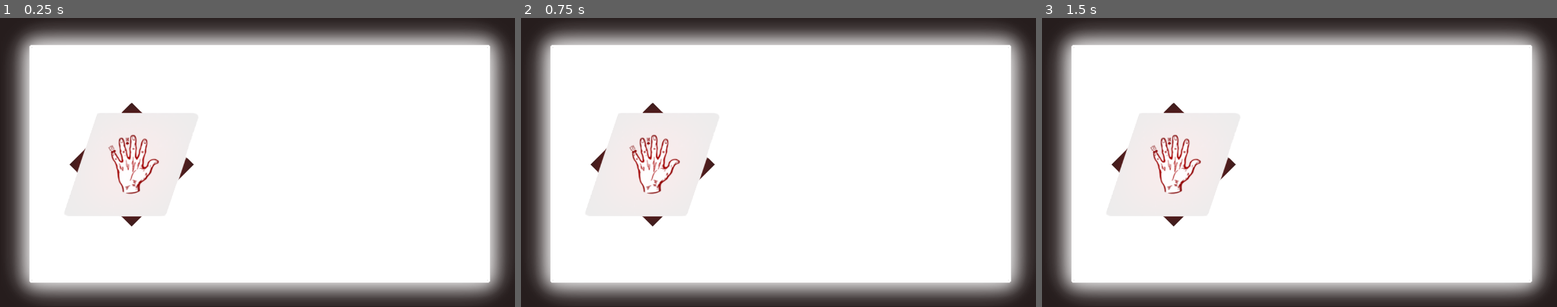
Above: before the commit, frames 1-3 (left to right).
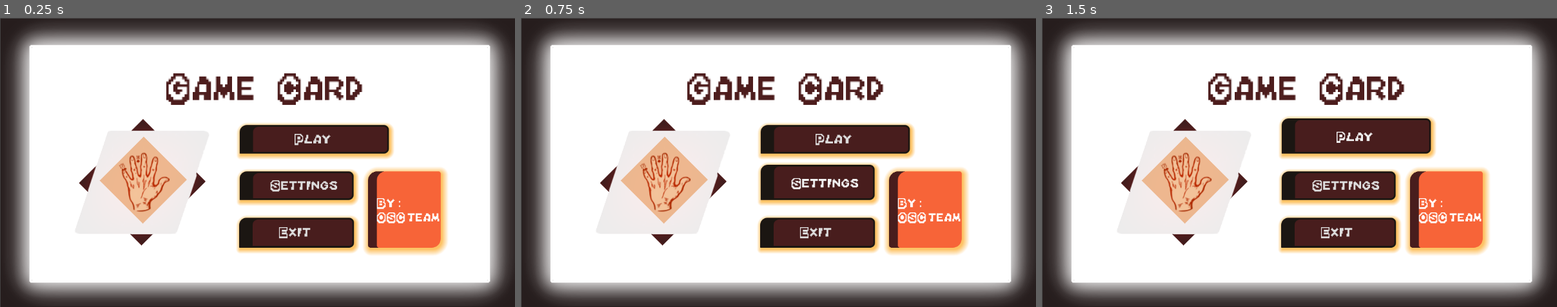
Above: after the commit, the same moments.

Repository: M-K-S5/Salakhana_game_project
Game: Godot game, scene res://User Interface/UI scenes/Main_menu.tscn
Two runs of this game, one before a commit and one after it. Both use one fixed random seed, a clock stepped at 60 frames per second and the inputs below.
Inputs (mouse positions are in pixels of both pictures, inside the frame that each line leads up to):
- Up to frame 1 (0.25 s): no input
- Up to frame 2 (0.75 s): click (809, 185) at 0.5 s, where only the run after the commit has a clickable "Settings"
- Up to frame 3 (1.5 s): click (1351, 139) at 1.25 s, where only the run after the commit has a clickable "Play"

The runs differ from the first frame. In frame 1, 20% of the frame differs, in the area x 0-100%, y 0-100%; in frame 2, 21%; in frame 3, 21%.

Commit message:
created the main menu
simply added some buttons and their styles

Diff:
--- /dev/null
+++ b/User Interface/UI resources/Button thingy.tres
@@ -0,0 +1,16 @@
+[gd_resource type="StyleBoxFlat" format=3 uid="uid://cf66h56dqusbd"]
+
+[resource]
+bg_color = Color(0.282353, 0.113725, 0.113725, 1)
+border_width_left = 30
+border_width_top = 4
+border_width_right = 4
+border_width_bottom = 4
+border_color = Color(0.106438, 0.0871151, 0.0722307, 1)
+corner_radius_top_left = 15
+corner_radius_top_right = 10
+corner_radius_bottom_right = 10
+expand_margin_right = 30.0
+shadow_color = Color(0.984961, 0.610097, 1.92523e-06, 0.6)
+shadow_size = 10
+shadow_offset = Vector2(2.655, 3.75)
--- a/User Interface/UI scenes/Main_menu.tscn
+++ b/User Interface/UI scenes/Main_menu.tscn
@@ -1,7 +1,81 @@
-[gd_scene load_steps=3 format=3 uid="uid://w4qwrb46a464"]
+[gd_scene load_steps=14 format=3 uid="uid://w4qwrb46a464"]
 
 [ext_resource type="Texture2D" uid="uid://c1a5y1l6v06i1" path="res://User Interface/UI resources/background.png" id="1_5xemq"]
+[ext_resource type="Texture2D" uid="uid://3f4sdhet0x1o" path="res://User Interface/UI resources/sckechy back ground.jpg" id="1_ghc4h"]
 [ext_resource type="Texture2D" uid="uid://bmww7h4v7fuvx" path="res://User Interface/UI resources/logo.png" id="2_drr11"]
+[ext_resource type="StyleBox" uid="uid://cf66h56dqusbd" path="res://User Interface/UI resources/Button thingy.tres" id="3_t0bqg"]
+[ext_resource type="FontFile" uid="uid://c7s3jasshh0vm" path="res://User Interface/UI resources/Mario-Kart-DS.ttf" id="4_fgoo8"]
+
+[sub_resource type="StyleBoxFlat" id="StyleBoxFlat_i14ap"]
+bg_color = Color(0.6, 0.6, 0.6, 0)
+
+[sub_resource type="StyleBoxFlat" id="StyleBoxFlat_p6cr4"]
+content_margin_bottom = 14.0
+bg_color = Color(0.282353, 0.113725, 0.113725, 1)
+border_width_left = 30
+border_width_top = 4
+border_width_right = 4
+border_width_bottom = 4
+border_color = Color(0.106438, 0.0871151, 0.0722307, 1)
+corner_radius_top_left = 15
+corner_radius_top_right = 10
+corner_radius_bottom_right = 10
+expand_margin_top = 15.0
+expand_margin_right = 30.0
+shadow_color = Color(0.984961, 0.610097, 1.92523e-06, 0.6)
+shadow_size = 10
+shadow_offset = Vector2(2.655, 3.75)
+
+[sub_resource type="StyleBoxFlat" id="StyleBoxFlat_wh76u"]
+content_margin_right = 29.0
+content_margin_bottom = 14.0
+bg_color = Color(0.282353, 0.113725, 0.113725, 1)
+border_width_left = 5
+border_width_top = 4
+border_width_right = 4
+border_width_bottom = 4
+border_color = Color(0.106438, 0.0871151, 0.0722307, 1)
+corner_radius_top_left = 15
+corner_radius_top_right = 10
+corner_radius_bottom_right = 10
+expand_margin_top = 15.0
+shadow_color = Color(0.984961, 0.610097, 1.92523e-06, 0.6)
+shadow_size = 10
+shadow_offset = Vector2(2.655, 3.75)
+
+[sub_resource type="Theme" id="Theme_v0tph"]
+default_font_size = 0
+Button/colors/icon_normal_color = Color(1, 1, 1, 0)
+Button/font_sizes/font_size = 34
+Button/fonts/font = ExtResource("4_fgoo8")
+Button/styles/focus = SubResource("StyleBoxFlat_i14ap")
+Button/styles/hover = SubResource("StyleBoxFlat_p6cr4")
+Button/styles/normal = ExtResource("3_t0bqg")
+Button/styles/pressed = SubResource("StyleBoxFlat_wh76u")
+
+[sub_resource type="StyleBoxFlat" id="StyleBoxFlat_hj7ml"]
+bg_color = Color(0.967159, 0.391414, 0.220414, 1)
+border_width_left = 20
+border_color = Color(0.282353, 0.113725, 0.113725, 1)
+corner_radius_top_left = 20
+corner_radius_top_right = 5
+corner_radius_bottom_right = 20
+corner_radius_bottom_left = 5
+shadow_color = Color(0.984961, 0.610097, 1.92523e-06, 0.6)
+shadow_size = 15
+shadow_offset = Vector2(2.655, 3.75)
+
+[sub_resource type="Theme" id="Theme_sa3t8"]
+Label/styles/normal = SubResource("StyleBoxFlat_hj7ml")
+
+[sub_resource type="LabelSettings" id="LabelSettings_sr8gh"]
+font = ExtResource("4_fgoo8")
+font_size = 31
+
+[sub_resource type="LabelSettings" id="LabelSettings_si8rs"]
+font = ExtResource("4_fgoo8")
+font_size = 42
+font_color = Color(0.301961, 0.113725, 0.113725, 1)
 
 [node name="MainMenu" type="Control"]
 layout_mode = 3
@@ -16,14 +90,140 @@
 anchors_preset = 15
 anchor_right = 1.0
 anchor_bottom = 1.0
+offset_left = 1.0
+offset_top = 1.0
+offset_right = 1.0
+offset_bottom = 1.0
 grow_horizontal = 2
 grow_vertical = 2
 color = Color(0.14902, 0.113725, 0.113725, 1)
+
+[node name="SckechyBackGround" type="Sprite2D" parent="ColorRect"]
+visible = false
+position = Vector2(580, 323)
+scale = Vector2(1.91383, 1.91383)
+texture = ExtResource("1_ghc4h")
 
 [node name="Background" type="Sprite2D" parent="."]
 position = Vector2(577, 322)
 texture = ExtResource("1_5xemq")
 
+[node name="ColorRect2" type="ColorRect" parent="."]
+layout_mode = 1
+anchors_preset = -1
+anchor_left = 0.148
+anchor_top = 0.332
+anchor_right = 0.357
+anchor_bottom = 0.711
+offset_left = 149.504
+offset_top = 10.864
+offset_right = 148.736
+offset_bottom = 11.272
+rotation = 0.785397
+scale = Vector2(0.825441, 0.825441)
+color = Color(0.301961, 0.113725, 0.113725, 1)
+
 [node name="Logo" type="Sprite2D" parent="."]
-position = Vector2(312, 296)
+position = Vector2(336, 336)
 texture = ExtResource("2_drr11")
+
+[node name="ColorRect3" type="ColorRect" parent="."]
+layout_mode = 1
+anchors_preset = -1
+anchor_left = 0.148
+anchor_top = 0.332
+anchor_right = 0.357
+anchor_bottom = 0.711
+offset_left = 151.504
+offset_top = 50.864
+offset_right = 150.736
+offset_bottom = 51.272
+rotation = 0.785397
+scale = Vector2(0.566455, 0.566455)
+color = Color(0.879578, 0.401486, 0, 0.396078)
+
+[node name="Control" type="Control" parent="."]
+layout_mode = 1
+anchors_preset = 15
+anchor_right = 1.0
+anchor_bottom = 1.0
+offset_left = 24.0
+offset_top = 40.0
+offset_right = 24.0
+offset_bottom = 40.0
+grow_horizontal = 2
+grow_vertical = 2
+
+[node name="Button" type="Button" parent="Control"]
+layout_mode = 1
+anchors_preset = -1
+anchor_left = 0.444
+anchor_top = 0.309
+anchor_right = 0.708
+anchor_bottom = 0.407
+offset_left = 0.511963
+offset_top = -0.23201
+offset_right = 0.383972
+offset_bottom = 0.264008
+theme = SubResource("Theme_v0tph")
+text = "Play"
+
+[node name="Button2" type="Button" parent="Control"]
+layout_mode = 1
+anchors_preset = -1
+anchor_left = 0.444
+anchor_top = 0.469
+anchor_right = 0.64
+anchor_bottom = 0.568
+offset_left = 0.511963
+offset_top = 0.0879822
+offset_right = -0.280029
+offset_bottom = -0.0640259
+theme = SubResource("Theme_v0tph")
+text = "Settings"
+alignment = 2
+
+[node name="Button3" type="Button" parent="Control"]
+layout_mode = 1
+anchors_preset = -1
+anchor_left = 0.444
+anchor_top = 0.63
+anchor_right = 0.641
+anchor_bottom = 0.733
+offset_left = -0.488037
+offset_top = -0.240021
+offset_right = -0.432007
+offset_bottom = 0.0159607
+theme = SubResource("Theme_v0tph")
+text = "Exit"
+
+[node name="Label" type="Label" parent="."]
+layout_mode = 0
+offset_left = 823.0
+offset_top = 344.0
+offset_right = 987.0
+offset_bottom = 515.0
+scale = Vector2(0.992857, 1)
+theme = SubResource("Theme_sa3t8")
+theme_type_variation = &"HeaderLarge"
+theme_override_colors/font_color = Color(1, 0.584074, 0.212966, 1)
+text = "By :
+	OSC team
+"
+label_settings = SubResource("LabelSettings_sr8gh")
+vertical_alignment = 1
+
+[node name="Label2" type="Label" parent="."]
+texture_filter = 1
+layout_mode = 1
+anchors_preset = 5
+anchor_left = 0.5
+anchor_right = 0.5
+offset_left = -204.0
+offset_top = 120.0
+offset_right = 24.0
+offset_bottom = 195.0
+grow_horizontal = 2
+scale = Vector2(1.95868, 2.2071)
+text = "Game    Card"
+label_settings = SubResource("LabelSettings_si8rs")
--- a/project.godot
+++ b/project.godot
@@ -14,3 +14,7 @@
 run/main_scene="res://User Interface/UI scenes/Main_menu.tscn"
 config/features=PackedStringArray("4.3", "Forward Plus")
 config/icon="res://icon.svg"
+
+[rendering]
+
+textures/canvas_textures/default_texture_filter=0
Binary file added: User Interface/UI resources/Mario-Kart-DS.ttf
Not shown, added: User Interface/UI resources/Mario-Kart-DS.ttf.import
Binary file added: User Interface/UI resources/sckechy back ground.jpg
Not shown, added: User Interface/UI resources/sckechy back ground.jpg.import
